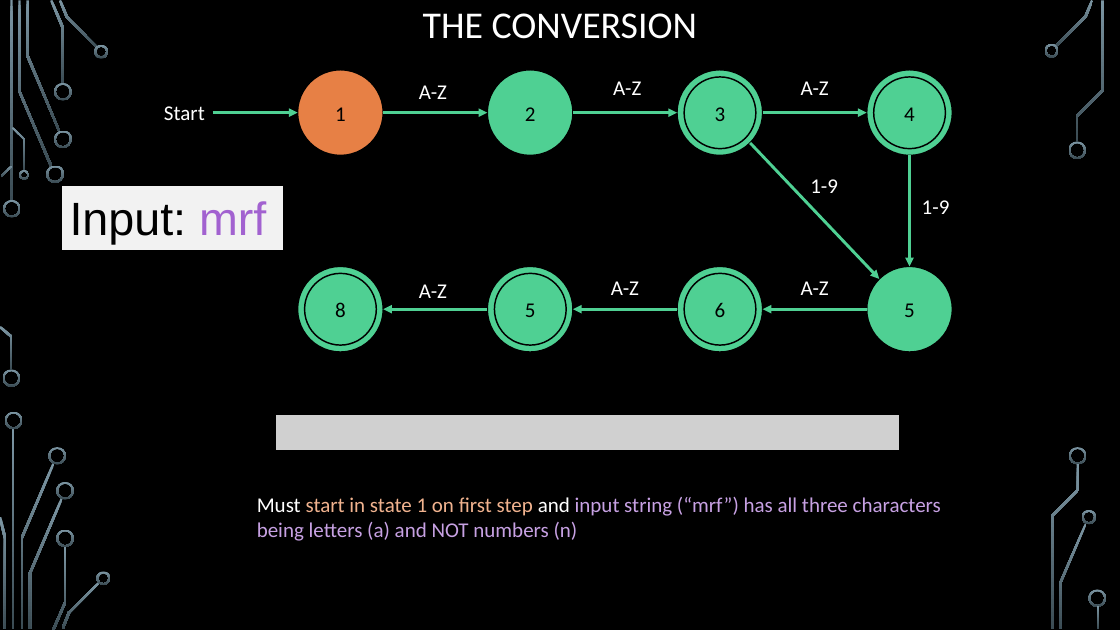
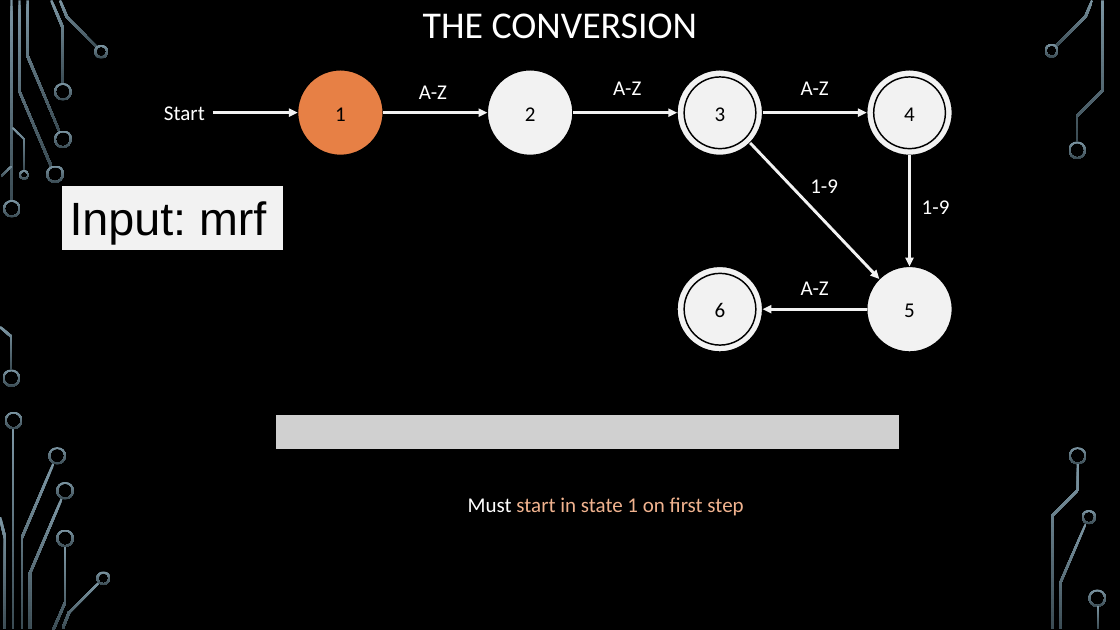
Before and after one commit to markfloryan/dsa2, a slide deck: slide 53 of slides/06-3-Hardness.pptx (slide 52 before the commit). Drawn at 1120x630 pixels with LibreOffice and Linux fonts; fonts in the diff are those of the drawing; grey boxes stand for pictures; background and template pictures are left out. Boxes give left, top, right and bottom in pixels: in the first picture for what was removed or moved away, otherwise in the second. Text is boxed around its words. In the diff, an @@ line names an element or a change of style, - is before the commit and + after.

```diff
--- a/slides/06-3-Hardness.pptx
+++ b/slides/06-3-Hardness.pptx
@@ fill #4FD093 to #F2F2F2 in 8 elements at (487, 70, 573, 155), (677, 70, 763, 155), (867, 70, 953, 155), (677, 266, 763, 352), (867, 266, 953, 352), (684, 77, 755, 149), (684, 273, 755, 344), (874, 77, 945, 149) @@
@@ arrow (213, 113) - (297, 113): stroke #4FD093 2.5 pt to #F2F2F2 2.5 pt @@
@@ arrow (383, 113) - (487, 113): stroke #4FD093 2.5 pt to #F2F2F2 2.5 pt @@
@@ arrow (573, 113) - (677, 113): stroke #4FD093 2.5 pt to #F2F2F2 2.5 pt @@
@@ arrow (763, 113) - (867, 113): stroke #4FD093 2.5 pt to #F2F2F2 2.5 pt @@
@@ arrow (750, 143) - (880, 279): stroke #4FD093 2.5 pt to #F2F2F2 2.5 pt @@
@@ arrow (910, 155) - (910, 266): stroke #4FD093 2.5 pt to #F2F2F2 2.5 pt @@
@@ rectangle "Input: mrf" at (61, 185, 283, 250): text colour #A262D0 to #000000 in "mrf" @@
@@ group removed at (297, 266, 677, 352): 4 ellipses, 2 arrows, 2 texts @@
-8
-7
-5
-8
-A-Z
-A-Z
@@ arrow (867, 309) - (763, 309): stroke #4FD093 2.5 pt to #F2F2F2 2.5 pt @@
@@ text at (468, 497, 743, 516): text changed; text colour #C7A1E3 to #F1B38F @@
-Must start in state 1 on first step and input string (“mrf”) has all three characters being letters (a) and NOT numbers (n)
+Must start in state 1 on first step
```
Also in this commit, not shown: 8 other slides changed, 15 slides added, 2 slides removed, 4 other files.
